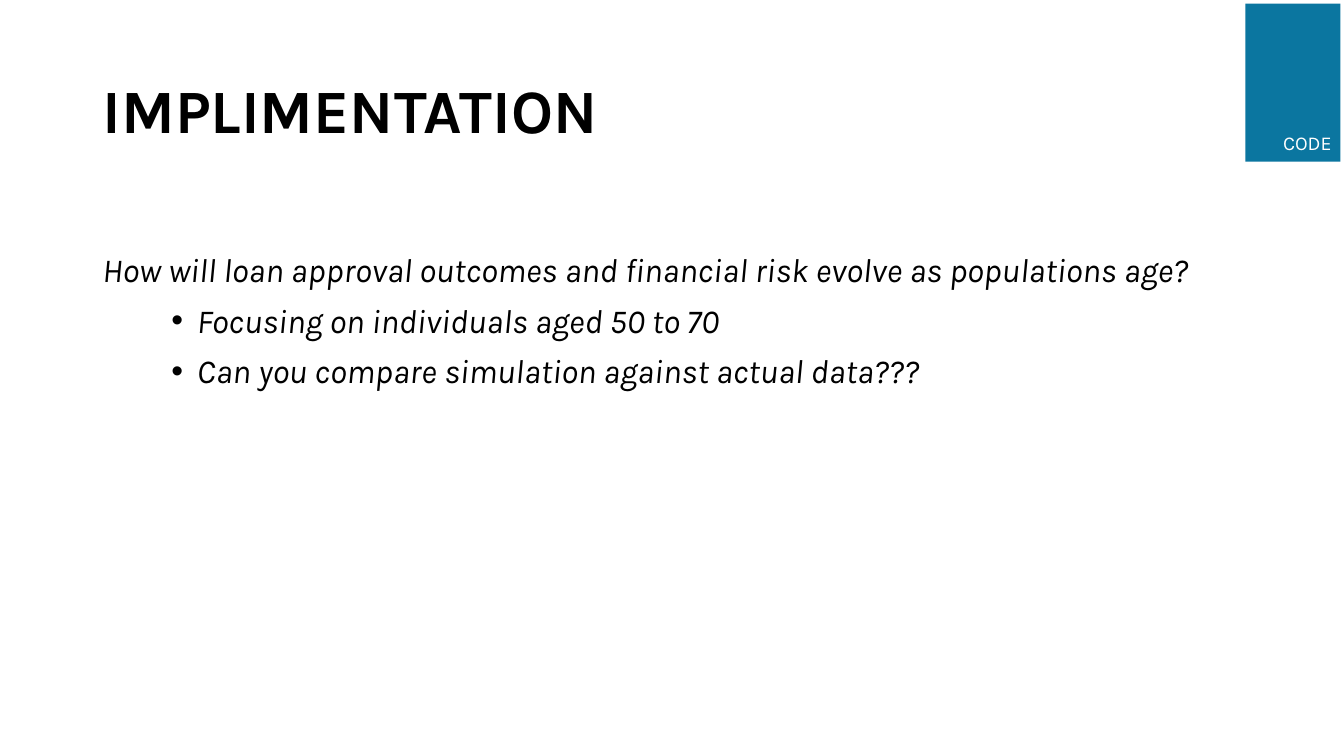
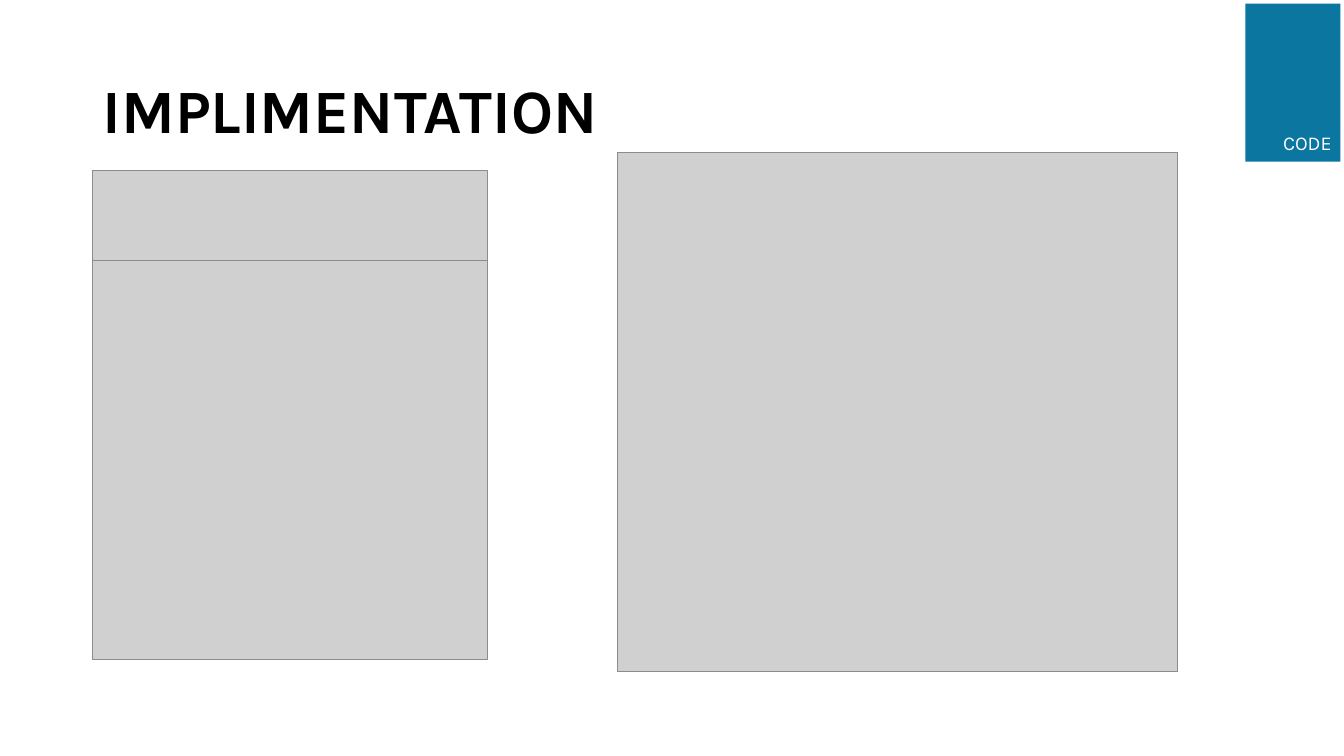
Before and after one commit to ijoshdavis/KSU-STAT-7100_MCSP, a slide deck: slide 5 of deliverables/Week 8 - Presentation.pptx (slide 4 before the commit). Drawn at 1344x756 pixels with LibreOffice and Linux fonts; fonts in the diff are those of the drawing; grey boxes stand for pictures. Boxes give left, top, right and bottom in pixels: in the first picture for what was removed or moved away, otherwise in the second. Text is boxed around its words. In the diff, an @@ line names an element or a change of style, - is before the commit and + after.

```diff
--- a/deliverables/Week 8 - Presentation.pptx
+++ b/deliverables/Week 8 - Presentation.pptx
@@ picture added at box(93, 170, 488, 260) @@
@@ picture added at box(618, 152, 1179, 671) @@
@@ picture added at box(93, 260, 488, 659) @@
@@ text removed at box(102, 259, 1189, 392) @@
-How will loan approval outcomes and financial risk evolve as populations age?
-• Focusing on individuals aged 50 to 70
-• Can you compare simulation against actual data???
```
Also in this commit, not shown: 4 other slides changed, 6 slides added, 21 other files.
